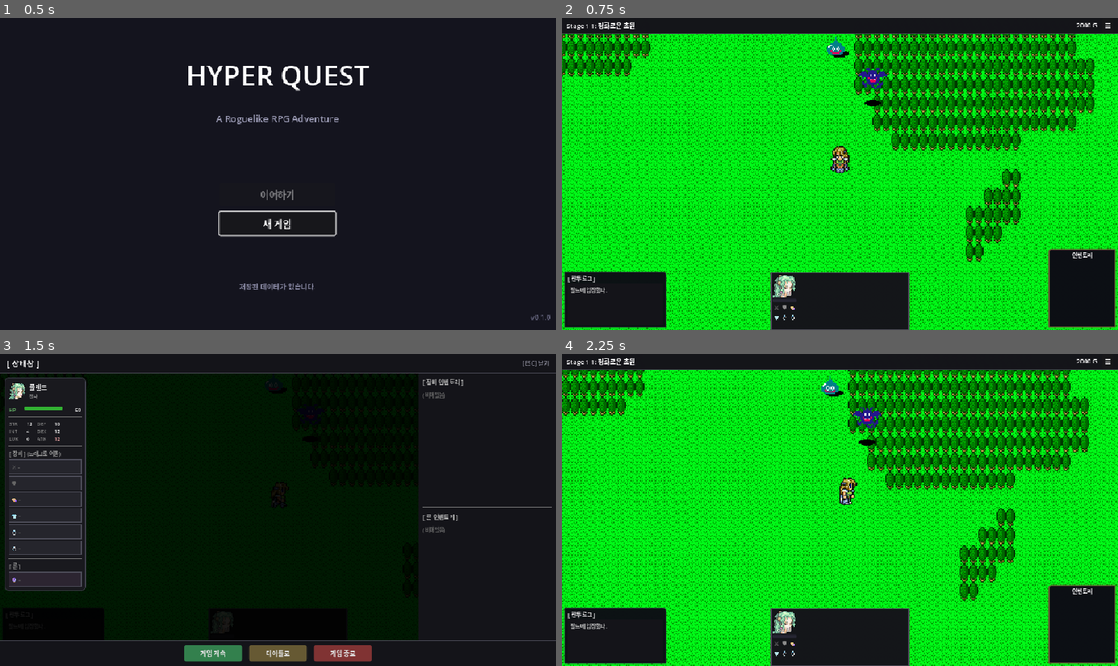
Above: before the commit, frames 1-4 (two rows, left to right).
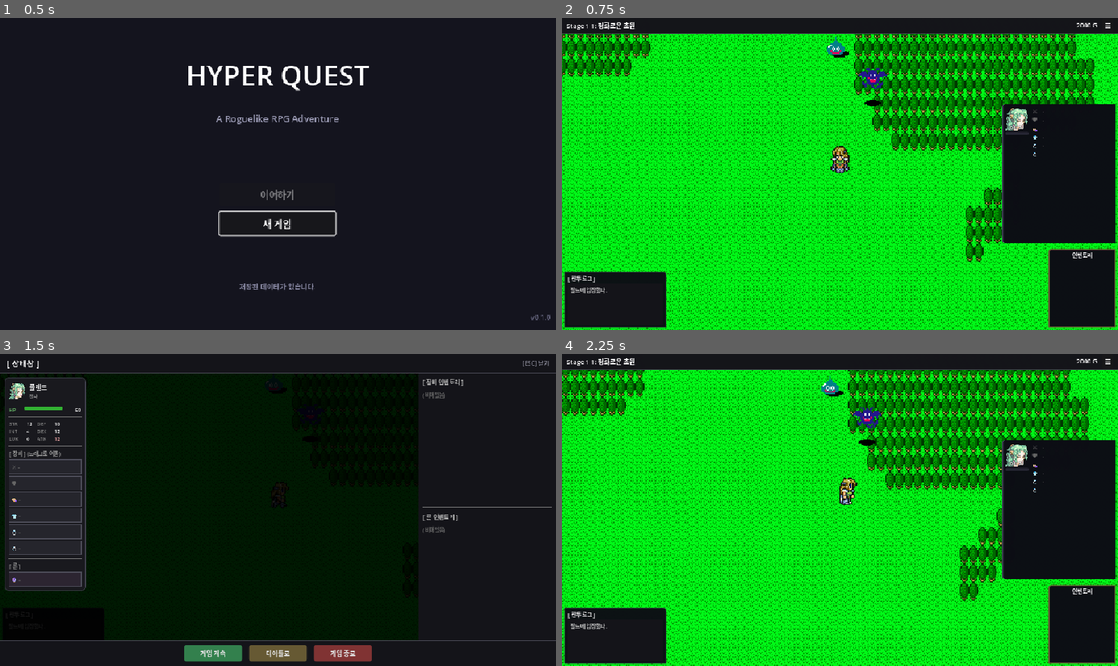
Above: after the commit, the same moments.

Repository: limmmmmmn/Appears-Appears
Game: Godot game, scene res://scenes/main/Main.tscn
The game is run twice, just before and just after one commit, with the same random seed, the same clock (stepped at 60 frames per second) and the same inputs.
Inputs:
- Up to frame 1 (0.5 s): no input
- Up to frame 2 (0.75 s): click "새 게임" at 0.5 s
- Up to frame 3 (1.5 s): click "☰" at 1.25 s
- Up to frame 4 (2.25 s): click "게임 계속" at 2 s

Frame 1 is identical in both runs. In frame 2, 14% of the frame differs, in the area x 37-100%, y 27-100%; in frame 3, less than 0.1%; in frame 4, 14%.

Commit message:
feat: 우측 파티 패널 추가, 하단 패널 숨김
- 우측 중단에 새 파티 패널 추가
- 페이스칩 (HP숫자, 데미지 오버레이, ATB바) + 장비 목록 6줄
- 장비는 아이콘 + 이름 형식, 희귀도 색상 표시
- 하단 파티 패널은 숨김 처리

https://claude.ai/code/session_01HMJ2TZbvfDboco6XHexxSY

Diff:
--- a/scripts/ui/field/FieldHUD.gd
+++ b/scripts/ui/field/FieldHUD.gd
@@ -31,6 +31,10 @@
 @onready var trait_panel: PanelContainer = %TraitPanel
 @onready var trait_vbox: VBoxContainer = %TraitVBox
 
+# === 우측 파티 패널 ===
+var right_party_panel: PanelContainer = null
+var right_party_slots: Array = []  # 파티원별 슬롯 데이터
+
 # === 원념 선택 팝업 (전체 화면) ===
 var grudge_popup: CanvasLayer = null
 var is_grudge_popup_active: bool = false
@@ -54,9 +58,14 @@
 	_setup_town_popup()
 	_connect_signals()
 	_setup_inventory_panel()
+	_setup_right_party_panel()
 	update_all()
 	_update_trait_display()
 	_update_inventory_display()
+
+	# 하단 파티 패널 숨김
+	if bottom_party_panel:
+		bottom_party_panel.visible = false
 
 
 func _setup_components() -> void:
@@ -197,6 +206,297 @@
 #endregion
 
 
+#region 우측 파티 패널
+const SLOT_ICONS := {"main_hand": "⚔", "off_hand": "🛡", "head": "👒", "body": "👕", "acc1": "💍", "acc2": "💍"}
+const SLOT_ORDER := ["main_hand", "off_hand", "head", "body", "acc1", "acc2"]
+const RARITY_COLORS := {
+	"common": Color(0.7, 0.7, 0.7),
+	"uncommon": Color(0.4, 0.8, 0.4),
+	"magic": Color(0.4, 0.6, 1.0),
+	"rare": Color(0.8, 0.6, 1.0),
+	"epic": Color(1.0, 0.5, 0.2),
+	"legendary": Color(1.0, 0.8, 0.2)
+}
+
+class RightPartySlot:
+	var container: HBoxContainer  # 전체 컨테이너
+	var face_container: Control   # 페이스칩 컨테이너
+	var face: TextureRect
+	var damage_overlay: ColorRect
+	var hp_label: Label
+	var atb_bar: ProgressBar
+	var equip_vbox: VBoxContainer  # 장비 목록
+	var equip_rows: Dictionary = {}  # slot_name -> HBoxContainer
+	var hero_id: String = ""
+
+func _setup_right_party_panel() -> void:
+	## 우측 파티 패널 초기화
+	var ctrl := get_node_or_null("Control")
+	if not ctrl:
+		return
+
+	# 메인 패널 생성
+	right_party_panel = PanelContainer.new()
+	right_party_panel.name = "RightPartyPanel"
+
+	# 위치: 우측 중단
+	right_party_panel.set_anchors_preset(Control.PRESET_CENTER_RIGHT)
+	right_party_panel.offset_left = -200
+	right_party_panel.offset_right = -4
+	right_party_panel.offset_top = -120
+	right_party_panel.offset_bottom = 120
+	right_party_panel.grow_horizontal = Control.GROW_DIRECTION_BEGIN
+
+	# 스타일
+	var panel_style := StyleBoxFlat.new()
+	panel_style.bg_color = Color(0.05, 0.05, 0.08, 0.9)
+	panel_style.border_width_left = 2
+	panel_style.border_color = Color(0.3, 0.3, 0.4)
+	panel_style.corner_radius_top_left = 4
+	panel_style.corner_radius_bottom_left = 4
+	panel_style.content_margin_left = 6
+	panel_style.content_margin_right = 6
+	panel_style.content_margin_top = 6
+	panel_style.content_margin_bottom = 6
+	right_party_panel.add_theme_stylebox_override("panel", panel_style)
+
+	ctrl.add_child(right_party_panel)
+
+	# 스크롤 컨테이너
+	var scroll := ScrollContainer.new()
+	scroll.horizontal_scroll_mode = ScrollContainer.SCROLL_MODE_DISABLED
+	scroll.size_flags_horizontal = Control.SIZE_EXPAND_FILL
+	scroll.size_flags_vertical = Control.SIZE_EXPAND_FILL
+	right_party_panel.add_child(scroll)
+
+	# 파티 목록 (세로)
+	var party_vbox := VBoxContainer.new()
+	party_vbox.add_theme_constant_override("separation", 8)
+	party_vbox.size_flags_horizontal = Control.SIZE_EXPAND_FILL
+	scroll.add_child(party_vbox)
+
+	# 파티원별 슬롯 생성
+	right_party_slots.clear()
+	for i in range(4):
+		var slot := _create_right_party_slot(i)
+		right_party_slots.append(slot)
+		party_vbox.add_child(slot.container)
+
+	# ATB 업데이트 연결
+	if ATBManager and ATBManager.has_signal("atb_updated"):
+		if not ATBManager.atb_updated.is_connected(_on_right_panel_atb_updated):
+			ATBManager.atb_updated.connect(_on_right_panel_atb_updated)
+
+
+func _create_right_party_slot(index: int) -> RightPartySlot:
+	var slot := RightPartySlot.new()
+
+	# 전체 컨테이너 (가로: 페이스칩 + 장비목록)
+	slot.container = HBoxContainer.new()
+	slot.container.add_theme_constant_override("separation", 6)
+	slot.container.visible = false
+
+	# === 페이스칩 영역 ===
+	var face_vbox := VBoxContainer.new()
+	face_vbox.add_theme_constant_override("separation", 2)
+	slot.container.add_child(face_vbox)
+
+	# 페이스 컨테이너 (40x40)
+	slot.face_container = Control.new()
+	slot.face_container.custom_minimum_size = Vector2(40, 40)
+	face_vbox.add_child(slot.face_container)
+
+	# 페이스 이미지
+	slot.face = TextureRect.new()
+	slot.face.custom_minimum_size = Vector2(40, 40)
+	slot.face.set_anchors_preset(Control.PRESET_FULL_RECT)
+	slot.face.expand_mode = TextureRect.EXPAND_IGNORE_SIZE
+	slot.face.stretch_mode = TextureRect.STRETCH_KEEP_ASPECT_CENTERED
+	slot.face_container.add_child(slot.face)
+
+	# 데미지 오버레이
+	slot.damage_overlay = ColorRect.new()
+	slot.damage_overlay.color = Color(0.8, 0.1, 0.1, 0.6)
+	slot.damage_overlay.mouse_filter = Control.MOUSE_FILTER_IGNORE
+	slot.damage_overlay.set_anchors_preset(Control.PRESET_FULL_RECT)
+	slot.damage_overlay.anchor_top = 1.0
+	slot.face_container.add_child(slot.damage_overlay)
+
+	# HP 라벨
+	slot.hp_label = Label.new()
+	slot.hp_label.horizontal_alignment = HORIZONTAL_ALIGNMENT_CENTER
+	slot.hp_label.vertical_alignment = VERTICAL_ALIGNMENT_BOTTOM
+	slot.hp_label.set_anchors_preset(Control.PRESET_FULL_RECT)
+	slot.hp_label.add_theme_font_size_override("font_size", 9)
+	slot.hp_label.add_theme_color_override("font_color", Color.WHITE)
+	slot.hp_label.add_theme_color_override("font_outline_color", Color.BLACK)
+	slot.hp_label.add_theme_constant_override("outline_size", 2)
+	slot.hp_label.mouse_filter = Control.MOUSE_FILTER_IGNORE
+	slot.face_container.add_child(slot.hp_label)
+
+	# ATB 바
+	slot.atb_bar = ProgressBar.new()
+	slot.atb_bar.custom_minimum_size = Vector2(40, 5)
+	slot.atb_bar.max_value = 100.0
+	slot.atb_bar.value = 0.0
+	slot.atb_bar.show_percentage = false
+
+	var atb_bg := StyleBoxFlat.new()
+	atb_bg.bg_color = Color(0.15, 0.15, 0.2)
+	atb_bg.corner_radius_top_left = 2
+	atb_bg.corner_radius_top_right = 2
+	atb_bg.corner_radius_bottom_left = 2
+	atb_bg.corner_radius_bottom_right = 2
+	slot.atb_bar.add_theme_stylebox_override("background", atb_bg)
+
+	var atb_fill := StyleBoxFlat.new()
+	atb_fill.bg_color = Color(0.3, 0.7, 1.0)
+	atb_fill.corner_radius_top_left = 2
+	atb_fill.corner_radius_top_right = 2
+	atb_fill.corner_radius_bottom_left = 2
+	atb_fill.corner_radius_bottom_right = 2
+	slot.atb_bar.add_theme_stylebox_override("fill", atb_fill)
+	face_vbox.add_child(slot.atb_bar)
+
+	# === 장비 목록 영역 ===
+	slot.equip_vbox = VBoxContainer.new()
+	slot.equip_vbox.add_theme_constant_override("separation", 1)
+	slot.equip_vbox.size_flags_horizontal = Control.SIZE_EXPAND_FILL
+	slot.container.add_child(slot.equip_vbox)
+
+	# 6개 장비 슬롯 행 생성
+	for slot_name in SLOT_ORDER:
+		var row := _create_equip_row(slot_name)
+		slot.equip_vbox.add_child(row)
+		slot.equip_rows[slot_name] = row
+
+	return slot
+
+
+func _create_equip_row(slot_name: String) -> HBoxContainer:
+	var row := HBoxContainer.new()
+	row.add_theme_constant_override("separation", 4)
+
+	# 아이콘
+	var icon_lbl := Label.new()
+	icon_lbl.name = "Icon"
+	icon_lbl.text = SLOT_ICONS.get(slot_name, "?")
+	icon_lbl.add_theme_font_size_override("font_size", 9)
+	icon_lbl.add_theme_color_override("font_color", Color(0.5, 0.5, 0.5))
+	icon_lbl.custom_minimum_size.x = 14
+	row.add_child(icon_lbl)
+
+	# 이름
+	var name_lbl := Label.new()
+	name_lbl.name = "Name"
+	name_lbl.text = "-"
+	name_lbl.add_theme_font_size_override("font_size", 8)
+	name_lbl.add_theme_color_override("font_color", Color(0.5, 0.5, 0.5))
+	name_lbl.size_flags_horizontal = Control.SIZE_EXPAND_FILL
+	name_lbl.text_overrun_behavior = TextServer.OVERRUN_TRIM_ELLIPSIS
+	row.add_child(name_lbl)
+
+	return row
+
+
+func _update_right_party_panel() -> void:
+	## 우측 파티 패널 업데이트
+	if right_party_slots.is_empty():
+		return
+
+	var party: Array = PartyManager.get_party() if PartyManager else []
+
+	for i in range(right_party_slots.size()):
+		var slot: RightPartySlot = right_party_slots[i]
+
+		if i < party.size() and party[i] != null:
+			var hero: Hero = party[i]
+			slot.container.visible = true
+			slot.hero_id = hero.id
+
+			# 페이스 업데이트
+			if SpriteManager and slot.face:
+				slot.face.texture = SpriteManager.get_hero_face_sprite(hero.id)
+
+			# HP 오버레이 업데이트
+			var max_hp := hero.get_max_hp()
+			var hp_percent: float = float(hero.current_hp) / float(max_hp) if max_hp > 0 else 1.0
+			_update_right_damage_overlay(slot, hp_percent)
+			slot.hp_label.text = "%d/%d" % [hero.current_hp, max_hp]
+
+			# 장비 업데이트
+			_update_right_equip_list(slot, hero)
+		else:
+			slot.container.visible = false
+
+
+func _update_right_damage_overlay(slot: RightPartySlot, hp_percent: float) -> void:
+	if not slot.damage_overlay:
+		return
+
+	slot.damage_overlay.anchor_top = hp_percent
+	slot.damage_overlay.anchor_bottom = 1.0
+
+	if hp_percent <= 0.25:
+		slot.damage_overlay.color = Color(0.9, 0.1, 0.1, 0.7)
+	elif hp_percent <= 0.5:
+		slot.damage_overlay.color = Color(0.85, 0.2, 0.1, 0.6)
+	else:
+		slot.damage_overlay.color = Color(0.8, 0.3, 0.2, 0.5)
+
+
+func _update_right_equip_list(slot: RightPartySlot, hero: Hero) -> void:
+	for slot_name in SLOT_ORDER:
+		var row: HBoxContainer = slot.equip_rows.get(slot_name)
+		if not row:
+			continue
+
+		var icon_lbl: Label = row.get_node_or_null("Icon")
+		var name_lbl: Label = row.get_node_or_null("Name")
+		if not icon_lbl or not name_lbl:
+			continue
+
+		var equip_id: String = hero.equipment.get(slot_name, "")
+		if equip_id.is_empty():
+			icon_lbl.add_theme_color_override("font_color", Color(0.4, 0.4, 0.4))
+			name_lbl.text = "-"
+			name_lbl.add_theme_color_override("font_color", Color(0.4, 0.4, 0.4))
+		else:
+			var equip_data: Dictionary = DataManager.get_equipment(equip_id)
+			var rarity: String = equip_data.get("rarity", "common")
+			var rarity_color: Color = RARITY_COLORS.get(rarity, Color(0.7, 0.7, 0.7))
+
+			icon_lbl.add_theme_color_override("font_color", rarity_color)
+			name_lbl.text = equip_data.get("name", equip_id)
+			name_lbl.add_theme_color_override("font_color", rarity_color)
+
+
+func _on_right_panel_atb_updated() -> void:
+	## ATB 업데이트
+	for slot in right_party_slots:
+		if slot.hero_id.is_empty() or slot.atb_bar == null:
+			continue
+
+		var atb_percent: float = ATBManager.get_hero_atb_percent(slot.hero_id)
+		slot.atb_bar.value = atb_percent * 100.0
+
+		# ATB 100% = 금색
+		var fill_color: Color
+		if atb_percent >= 1.0:
+			fill_color = Color(1.0, 0.8, 0.2)
+		else:
+			fill_color = Color(0.3, 0.7, 1.0)
+
+		var fill := StyleBoxFlat.new()
+		fill.bg_color = fill_color
+		fill.corner_radius_top_left = 2
+		fill.corner_radius_top_right = 2
+		fill.corner_radius_bottom_left = 2
+		fill.corner_radius_bottom_right = 2
+		slot.atb_bar.add_theme_stylebox_override("fill", fill)
+#endregion
+
+
 #region 이벤트 핸들러
 func _on_speed_button_pressed() -> void:
 	## 턴제 전투에서는 배속 버튼 미사용
@@ -260,6 +560,7 @@
 func update_party_display() -> void:
 	if bottom_party_panel:
 		bottom_party_panel.update_display()
+	_update_right_party_panel()
 #endregion
 
 
